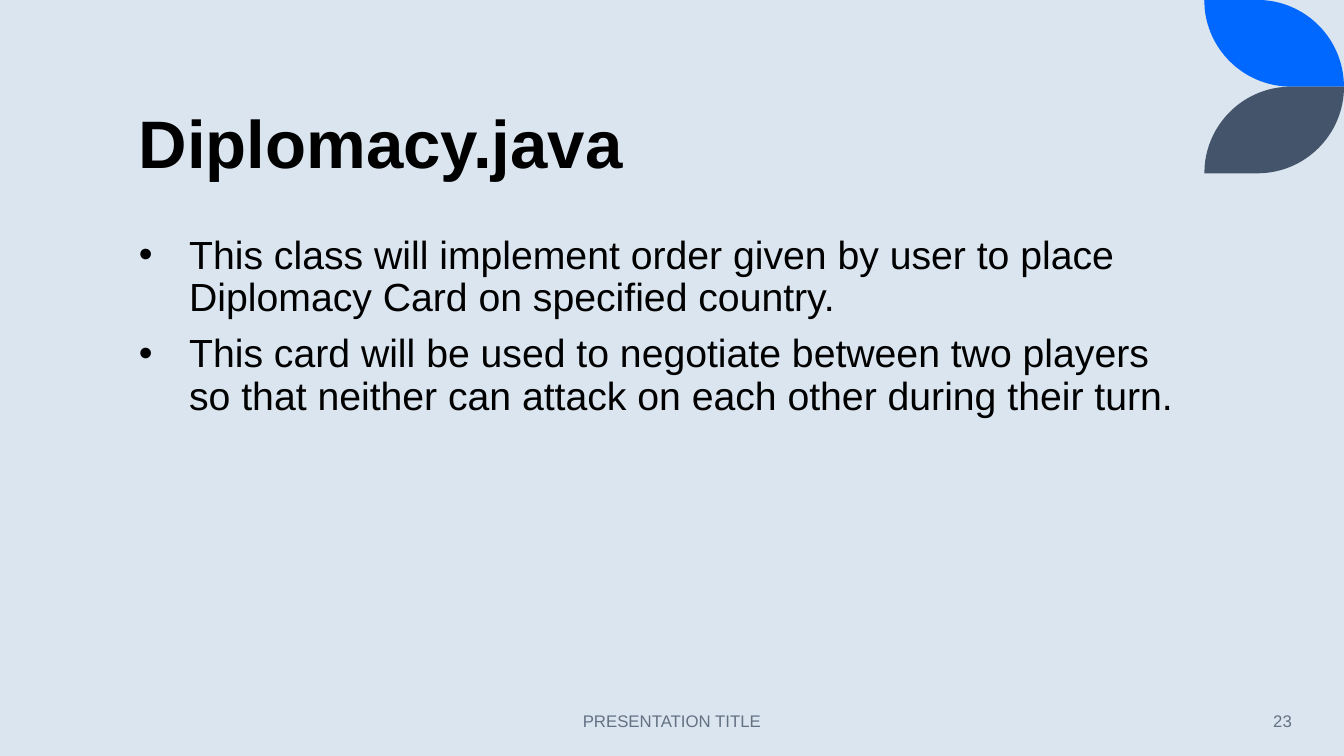
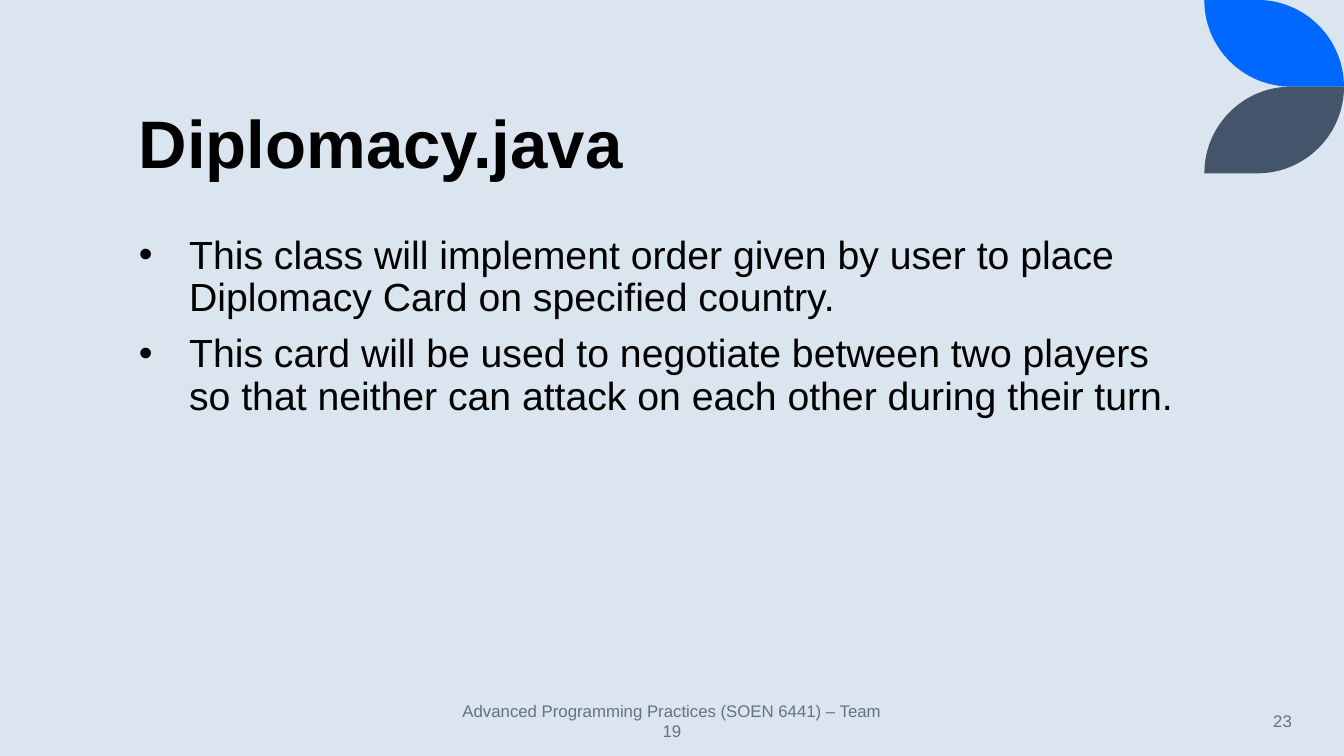
Before and after one commit to Concordia-Winter-2024/SOEN-6441-Warzone-Team19, a slide deck: slide 23 of Build2/Project Build 2 – Team 19.pptx. Drawn at 1344x756 pixels with LibreOffice and Linux fonts; fonts in the diff are those of the drawing. Boxes give left, top, right and bottom in pixels: in the first picture for what was removed or moved away, otherwise in the second. Text is boxed around its words. In the diff, an @@ line names an element or a change of style, - is before the commit and + after.

```diff
--- a/Build2/Project Build 2 – Team 19.pptx
+++ b/Build2/Project Build 2 – Team 19.pptx
@@ text at bbox=[462, 705, 881, 737]: text changed @@
-PRESENTATION TITLE
+Advanced Programming Practices (SOEN 6441) – Team 19
```
Also in this commit, not shown: 6 other slides changed, 5 other files.
